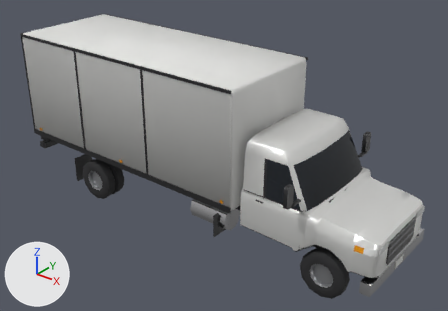
A saved change to the glTF model pipeline/heroes/out/vehicles/boxtruck.glb.
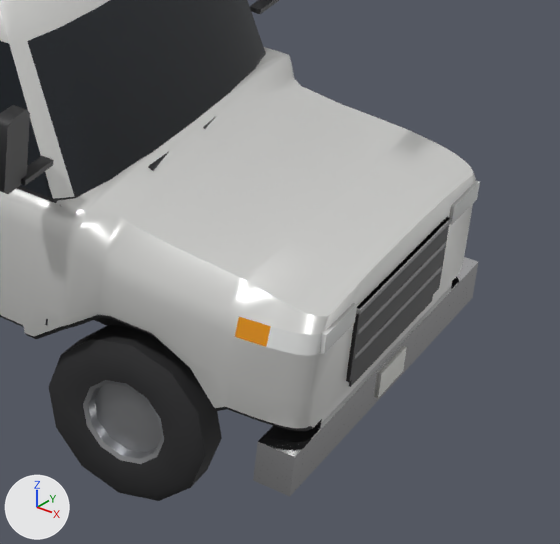
Each version appears first whole from a camera (50 mm lens) standing at (7.88, -9.28, 7.28) and looking at (0.38, 0.09, 1.47), and next in a close-up on the part from 64% to 100% of the width and 49% to 100% of the height. Arrows for +X, +Y and +Z are at lower left; the lights stay in place. The first two pictures are the older version. Objects named as collision shapes, trigger or cutter boxes, shadow casters or lower levels of detail are left out. Vertices at exactly the same position are counted once.

Names of what the first close-up shows: 'lod0'.
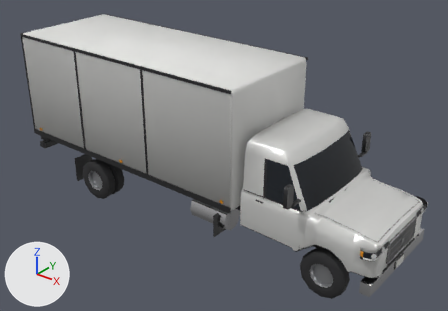
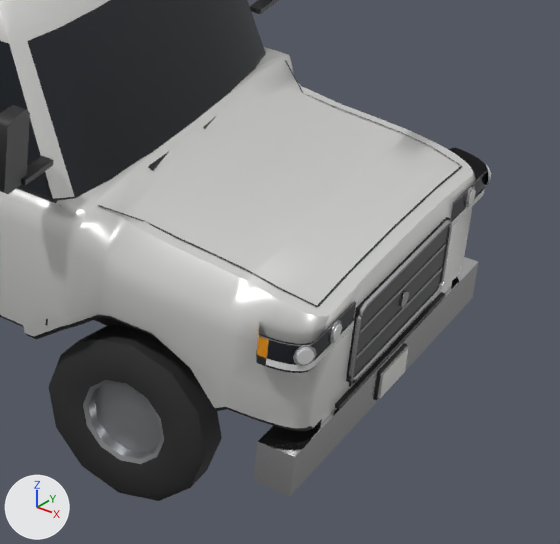
Changed parts and their boxes [x1, y1, x2, y2] in the close-ups (560 x 544 px; the box of a moved part takes in the faces that stretch with it):
'lod0', reshaped
    before: [0, 0, 480, 501]
    after: [0, 0, 491, 501]
part 1 of me_lod0, added
    after: [399, 291, 409, 308]
part 2 of me_lod0, added
    after: [465, 186, 475, 207]
part 3 of me_lod0, added
    after: [329, 320, 341, 343]
part 4 of me_lod0, added
    after: [335, 292, 446, 409]
part 5 of me_lod0, added
    after: [467, 189, 476, 205]
part 6 of me_lod0, added
    after: [332, 324, 342, 341]
part 7 of me_lod0, moved or reshaped
    before: [376, 346, 407, 398]
    after: [378, 347, 408, 399]
part 8 of me_lod0, rebuilt
    before: [354, 265, 442, 360]
    after: [356, 267, 442, 359]
part 9 of me_lod0, rebuilt
    before: [358, 242, 445, 335]
    after: [359, 243, 446, 334]
part 10 of me_lod0, built on
    before: [320, 180, 480, 354]
    after: [98, 60, 491, 401]
part 11 of me_lod0, recoloured
    both: [95, 57, 476, 400]
part 12 of me_lod0, recoloured
    before: [266, 179, 476, 356]
    after: [269, 179, 476, 344]
part 13 of me_lod0, recoloured (orange to grey)
    both: [235, 317, 271, 344]

Patch to the scene script:
```diff
--- a/pipeline/heroes/out/vehicles/boxtruck.glb.py
+++ b/pipeline/heroes/out/vehicles/boxtruck.glb.py
@@ me_lod0 @@
 # used by ob_lod0; location = (0.0, 0.0, 0.0)
-me_lod0.from_pydata(...)  # 1856 vertices, 3264 faces; spans x -4.55..4.53, y -1.52..1.52, z 0.0..3.6
+me_lod0.from_pydata(...)  # 2342 vertices, 3926 faces; spans x -4.55..4.54, y -1.52..1.52, z 0.0..3.6
+# me_lod0 part 1: a new loose piece, a 10-sided cylinder along x spanning x 4.526..4.542, y -0.045..0.045, z 1.037..1.123, in mat_chrome
+# me_lod0 part 2: a new loose piece, a 10-sided cylinder along x spanning x 4.511..4.52, y 0.7573..0.8761, z 1.2517..1.3647, in mat_chrome
+# me_lod0 part 3: a new loose piece, a 10-sided cylinder along x spanning x 4.511..4.52, y -0.8761..-0.7573, z 1.2517..1.3647, in mat_chrome
+# me_lod0 part 4: a new loose piece, a box spanning x 4.435..4.525, y -0.65..0.65, z 0.754..0.776, in mat_trim
+# me_lod0 part 5: a new loose piece, a 10-sided cylinder along x spanning x 4.512..4.53, y 0.773..0.861, z 1.266..1.35, in mat_head
+# me_lod0 part 6: a new loose piece, a 10-sided cylinder along x spanning x 4.512..4.53, y -0.861..-0.773, z 1.266..1.35, in mat_head
+# me_lod0 part 7: the loose piece of 8 vertices spanning x 4.51..4.53, y -0.16..0.16, z 0.54..0.7 is moved by (0.01, 0.0, 0.0)
+# me_lod0 part 8: the loose piece of 8 vertices spanning x 4.5..4.52, y -0.53..0.53, z 0.99..1.01 is rebuilt with 8 vertices and now spans x 4.52..4.53, y -0.52..0.52, z 0.99..1.01
+# me_lod0 part 9: the loose piece of 8 vertices spanning x 4.5..4.52, y -0.53..0.53, z 1.13..1.16 is rebuilt with 8 vertices and now spans x 4.52..4.53, y -0.52..0.52, z 1.14..1.16
+# me_lod0 part 10: 24 vertices removed from x 4.49..4.53, y -0.93..0.93, z 1.24..1.35; 402 vertices added at x 3.28..4.54, y -1.16..1.16, z 0.53..1.65
+# me_lod0 part 11: 134 kept faces spanning x -4.49..4.52, y -1.49..1.23, z 0.24..1.84 get new vertex colours
+# me_lod0 part 12: 20 faces spanning x 4.28..4.5, y -1.06..1.06, z 1.24..1.36 switch from mat_head to mat_paint
+# me_lod0 part 13: 4 faces spanning x 4.12..4.28, y -1.09..1.09, z 1.25..1.36 switch from mat_amber to mat_paint
 me_lod0.materials.append(mat_paint2)
```
